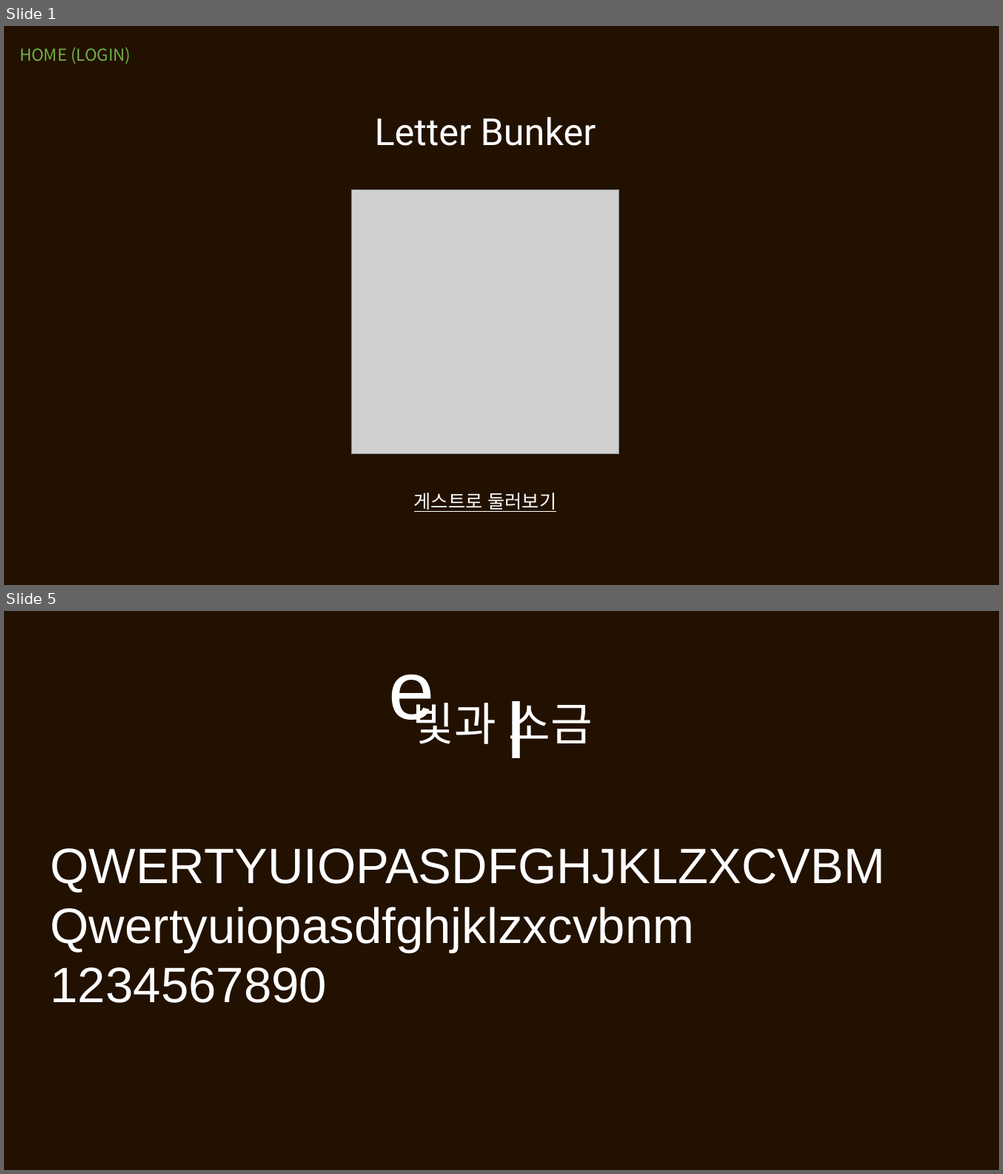
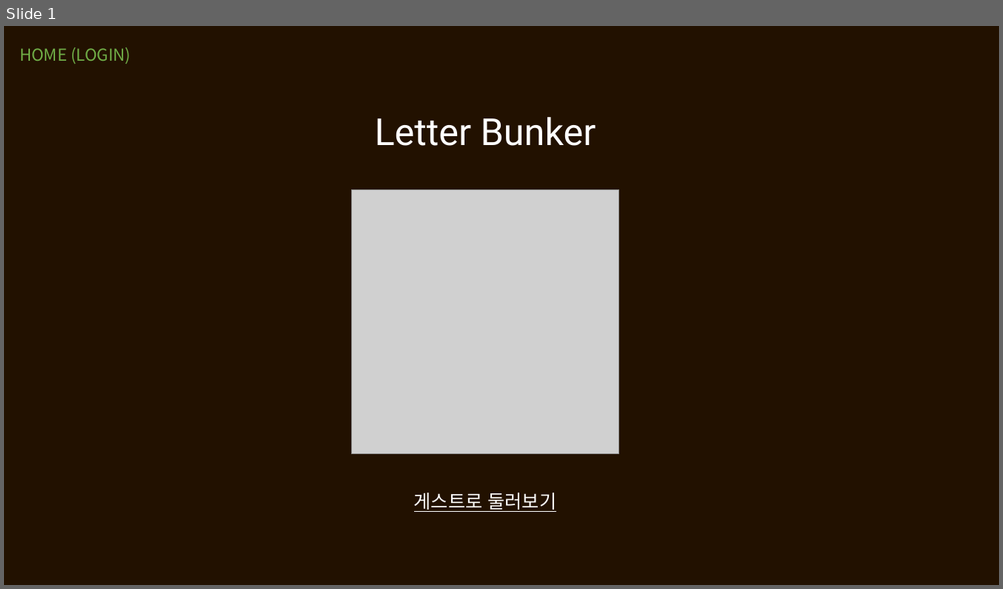
Before and after one commit to itkezi/Biz_Spring_2022_505, a slide deck: SpMVC_LETTERBUNKER/src/main/webapp/resources/letter bunker.pptx. Shown one above the other, each under a label of ours: slides 1 and 5 before the commit, slide 1 after it; the slides between them are not shown. The pictures are 1003x1174 and 1003x589 pixels, drawn with LibreOffice and Linux fonts; fonts in the diff are those of the drawing; grey boxes stand for pictures. Boxes give left, top, right and bottom in pixels: in the first picture for what was removed or moved away, otherwise in the second. Text is boxed around its words. In the diff, an @@ line names an element or a change of style, - is before the commit and + after.

```diff
--- a/SpMVC_LETTERBUNKER/src/main/webapp/resources/letter bunker.pptx
+++ b/SpMVC_LETTERBUNKER/src/main/webapp/resources/letter bunker.pptx
@@ slide 5 removed at (x1=4, y1=611, x2=999, y2=1170), background #221100 @@
@@ text removed at (x1=389, y1=674, x2=435, y2=734) @@
-e
@@ title removed at (x1=412, y1=694, x2=592, y2=752) @@
-빛과 소금
@@ text removed at (x1=504, y1=701, x2=527, y2=758) @@
-I
@@ text removed at (x1=51, y1=849, x2=885, y2=1003) @@
-QWERTYUIOPASDFGHJKLZXCVBM Qwertyuiopasdfghjklzxcvbnm
-1234567890
```
Also in this commit, not shown: 3 slides changed, 1 slide added, 13 other files.
